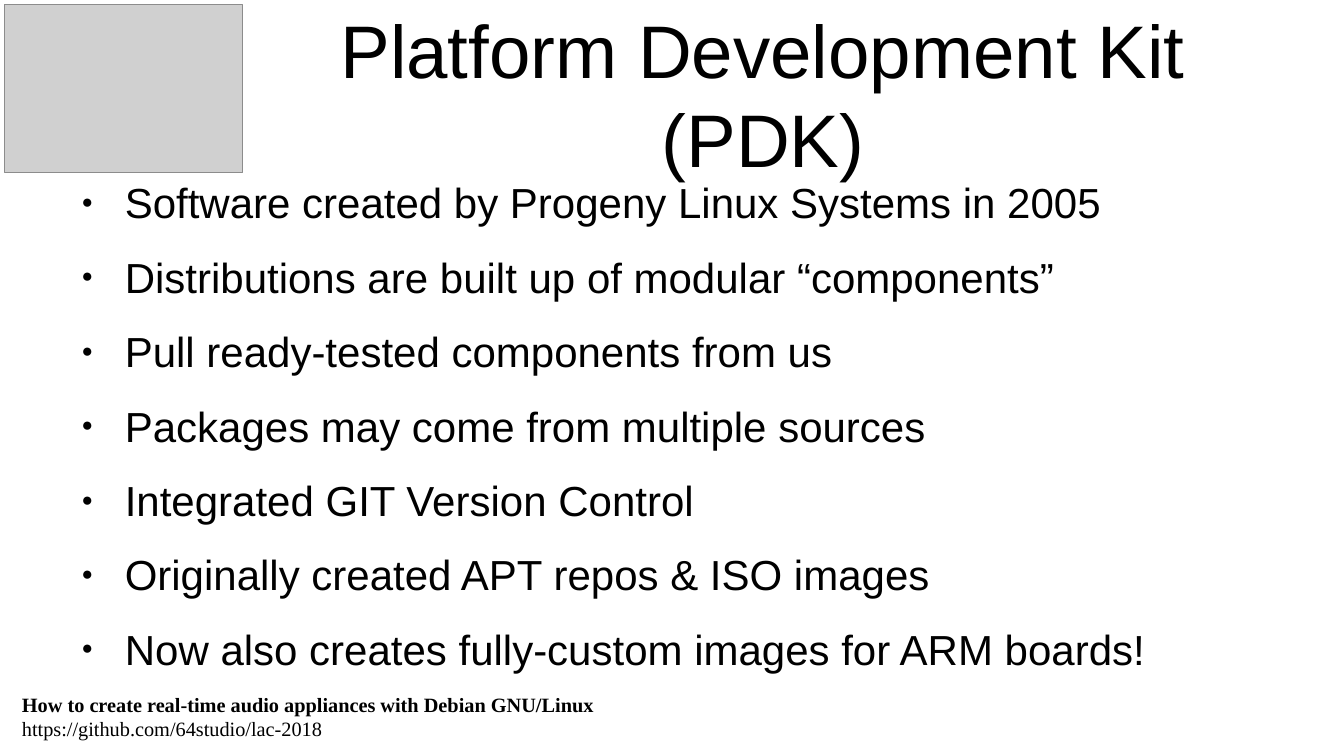
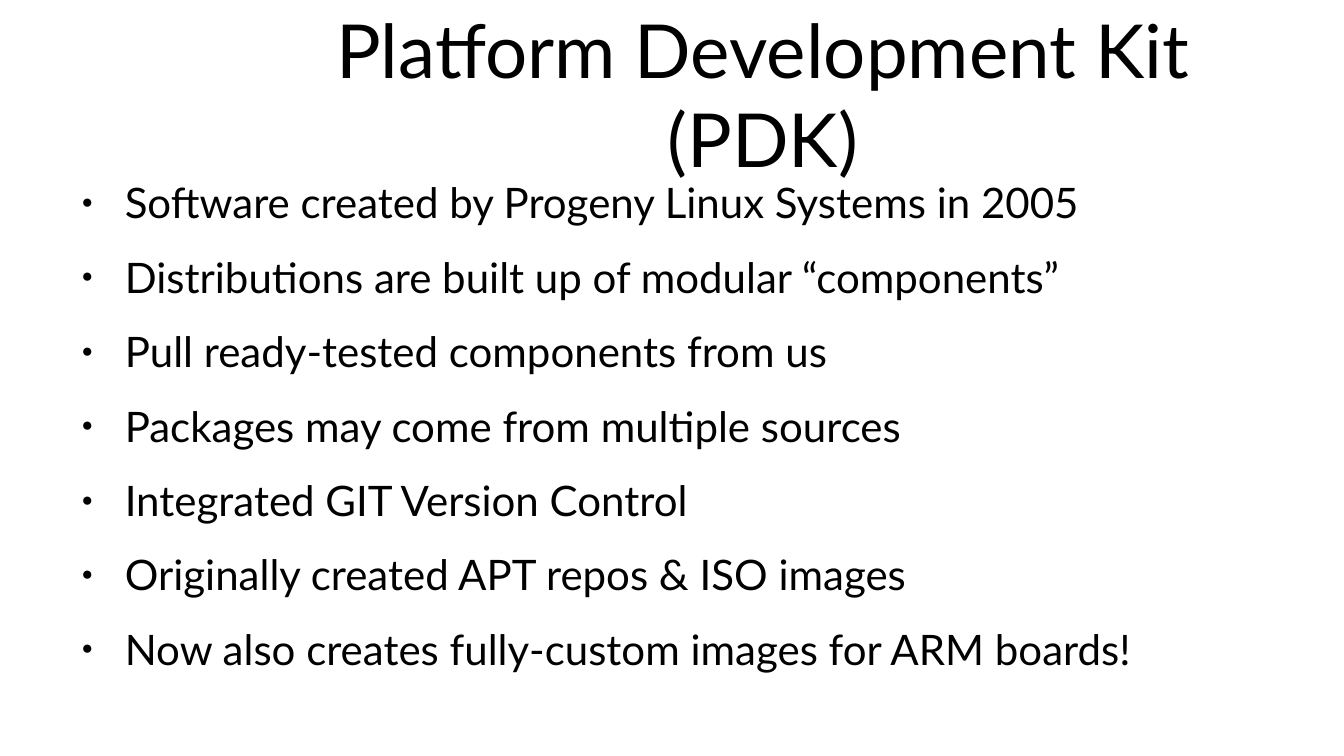
Before and after one commit to 64studio/lac-2018, a slide deck: slide 10 of lac_workshop_template-creating_appliances_slides.odp. Drawn at 1344x756 pixels with LibreOffice and Linux fonts; fonts in the diff are those of the drawing; grey boxes stand for pictures; background and template pictures are left out. Boxes give left, top, right and bottom in pixels: in the first picture for what was removed or moved away, otherwise in the second. Text is boxed around its words. In the diff, an @@ line names an element or a change of style, - is before the commit and + after.

```diff
--- a/lac_workshop_template-creating_appliances_slides.odp
+++ b/lac_workshop_template-creating_appliances_slides.odp
@@ picture removed at (5, 5, 243, 173) @@
@@ title "Platform Development Kit (PDK)" at (336, 23, 1189, 178): font Arial to Lato @@
@@ text "Software created by Progeny Linux ..." at (125, 187, 1131, 673): font Arial to Lato @@
@@ text removed at (22, 698, 594, 741) @@
-How to create real-time audio appliances with Debian GNU/Linux
-https://github.com/64studio/lac-2018
```
Also in this commit, not shown: 11 other slides changed, 1 slide added, 2 slides removed, 1 other file.
